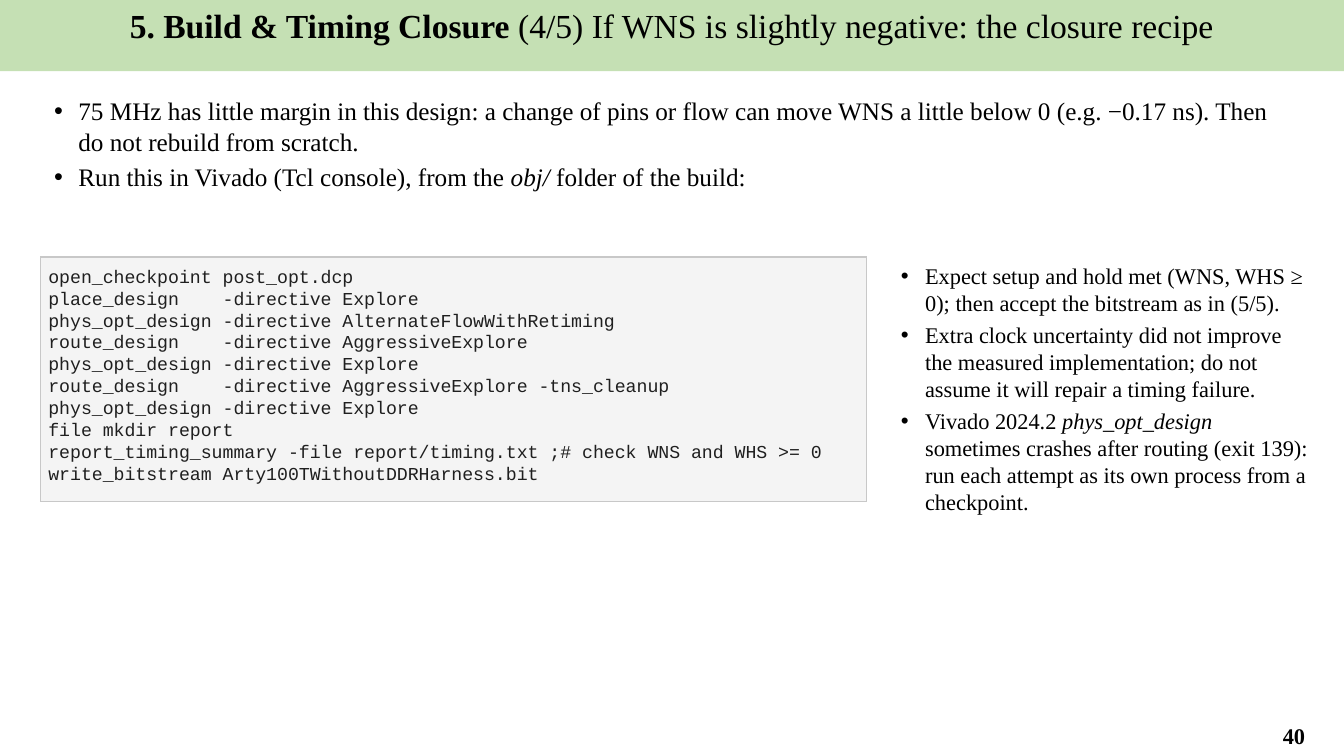
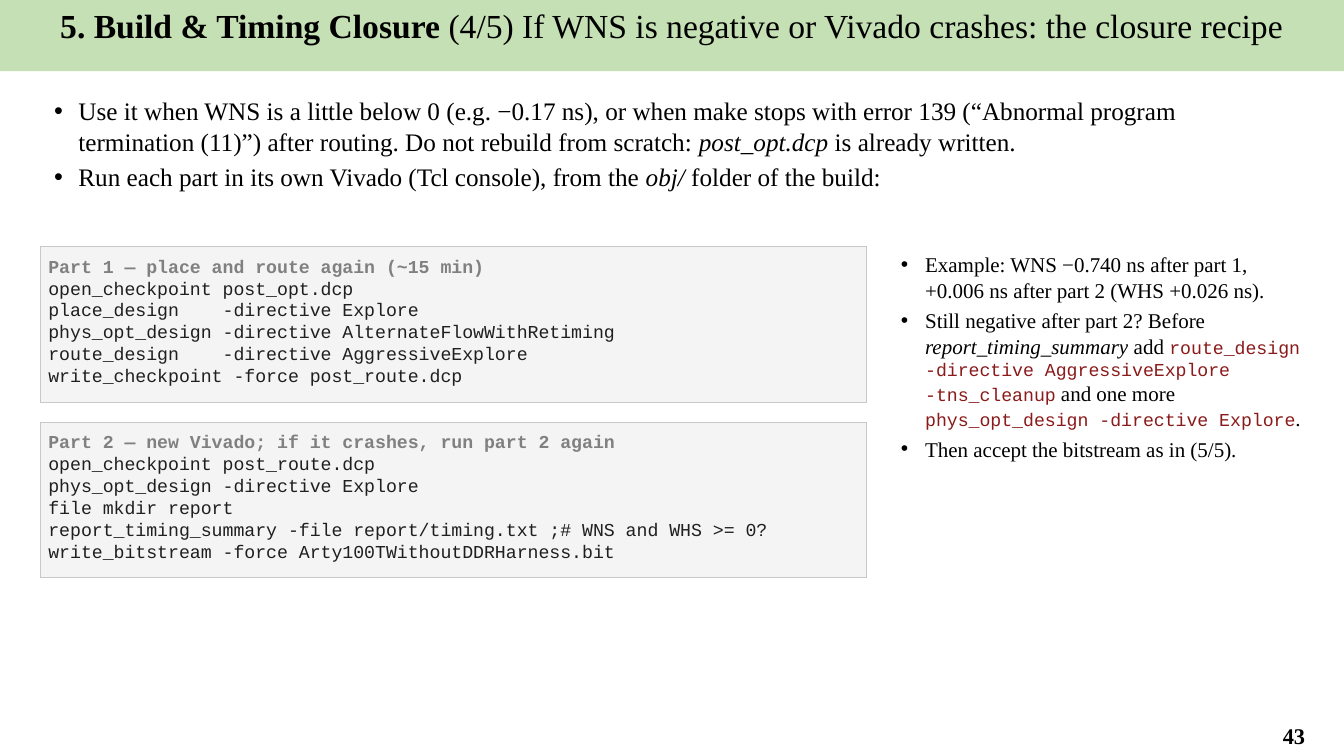
Before and after one commit to Khaiduy/chipyard-edhoc, a slide deck: slide 43 of fpga/sw/export/docs/slides/01_EDHOC_SoC_on_Arty_A7-100T.pptx (slide 40 before the commit). Drawn at 1344x756 pixels with LibreOffice and Linux fonts; fonts in the diff are those of the drawing. Boxes give left, top, right and bottom in pixels: in the first picture for what was removed or moved away, otherwise in the second. Text is boxed around its words. In the diff, an @@ line names an element or a change of style, - is before the commit and + after.

Commit message:
docs: no-conda setup, tested on a clean Ubuntu 24.04
Install only what the course uses: apt packages (incl. jq, JDK 17, dtc),
riscv-gnu-toolchain 2025.06.07 from source (with the moved newlib/binutils
mirrors), the Chipyard submodule script and firtool 1.61.0. No Verilator,
FireSim or FireMarshal. New Lesson 1 slides for Vivado, the tools and
route A; the closure recipe is split in two Vivado runs so a crash after
routing only repeats the short part.

```diff
--- a/fpga/sw/export/docs/slides/01_EDHOC_SoC_on_Arty_A7-100T.pptx
+++ b/fpga/sw/export/docs/slides/01_EDHOC_SoC_on_Arty_A7-100T.pptx
@@ text in rectangle at bbox=[60, 14, 1283, 45]: text changed @@
-5. Build & Timing Closure (4/5) If WNS is slightly negative: the closure recipe
+5. Build & Timing Closure (4/5) If WNS is negative or Vivado crashes: the closure recipe
@@ text at bbox=[78, 102, 1175, 192]: text changed @@
-• 75 MHz has little margin in this design: a change of pins or flow can move WNS a little below 0 (e.g. −0.17 ns). Then do not rebuild from scratch.
-• Run this in Vivado (Tcl console), from the obj/ folder of the build:
+• Use it when WNS is a little below 0 (e.g. −0.17 ns), or when make stops with error 139 (“Abnormal program termination (11)”) after routing. Do not rebuild from scratch: post_opt.dcp is already written.
+• Run each part in its own Vivado (Tcl console), from the obj/ folder of the build:
@@ rectangle "Part 1 — place and ...": place and size @@
-rectangle "Part 1 — place and ..." at bbox=[40, 257, 867, 501]
+rectangle "Part 1 — place and ..." at bbox=[40, 247, 867, 402]
@@ text in rectangle at bbox=[48, 260, 485, 277]: paragraph added @@
+Part 1 — place and route again (~15 min)
@@ text at bbox=[925, 257, 1300, 430]: text changed; size 16 to 15 pt @@
-• Expect setup and hold met (WNS, WHS ≥ 0); then accept the bitstream as in (5/5).
-• Extra clock uncertainty did not improve the measured implementation; do not assume it will repair a timing failure.
-• Vivado 2024.2 phys_opt_design sometimes crashes after routing (exit 139): run each attempt as its own process from a checkpoint.
+• Example: WNS −0.740 ns after part 1, +0.006 ns after part 2 (WHS +0.026 ns).
+• Still negative after part 2? Before report_timing_summary add route_design -directive AggressiveExplore -tns_cleanup and one more phys_opt_design -directive Explore.
+• Then accept the bitstream as in (5/5).
@@ text in rectangle at bbox=[48, 369, 463, 386]: text changed @@
-phys_opt_design -directive Explore
-route_design -directive AggressiveExplore -tns_cleanup
-phys_opt_design -directive Explore
-file mkdir report
-report_timing_summary -file report/timing.txt ;# check WNS and WHS >= 0
-write_bitstream Arty100TWithoutDDRHarness.bit
+write_checkpoint -force post_route.dcp
@@ rectangle added at bbox=[40, 422, 867, 578], fill #F4F4F4, outline #C8C8C8 0.75 pt, 13 pt, text #1F1F1F @@
+Part 2 — new Vivado; if it crashes, run part 2 again
+open_checkpoint post_route.dcp
+phys_opt_design -directive Explore
+file mkdir report
+report_timing_summary -file report/timing.txt ;# WNS and WHS >= 0?
+write_bitstream -force Arty100TWithoutDDRHarness.bit
@@ page number at bbox=[1283, 729, 1305, 745]: text changed @@
-40
+43
```
Also in this commit, not shown: 10 other slides changed, 3 slides added, 7 other files.
